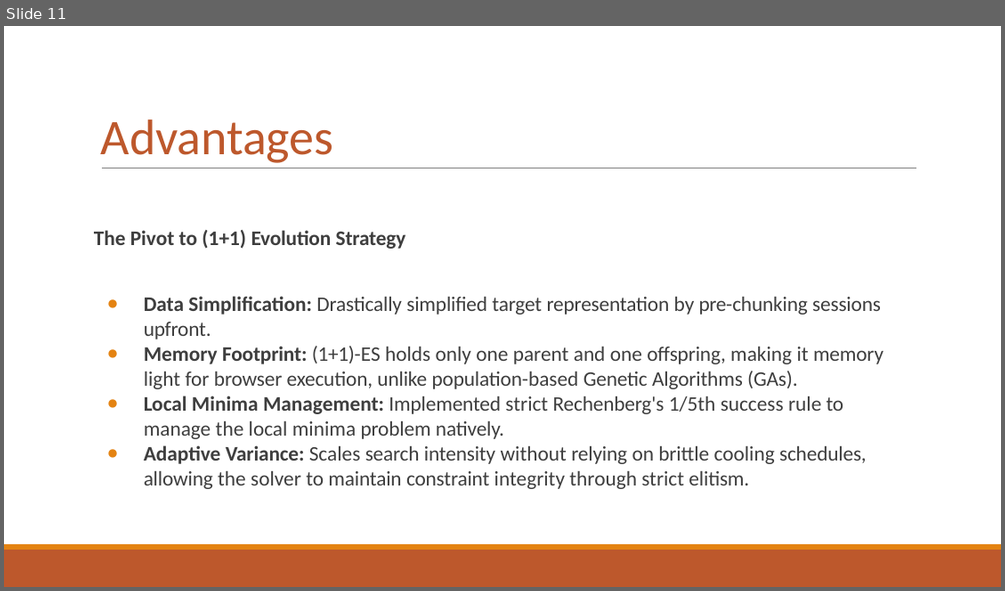
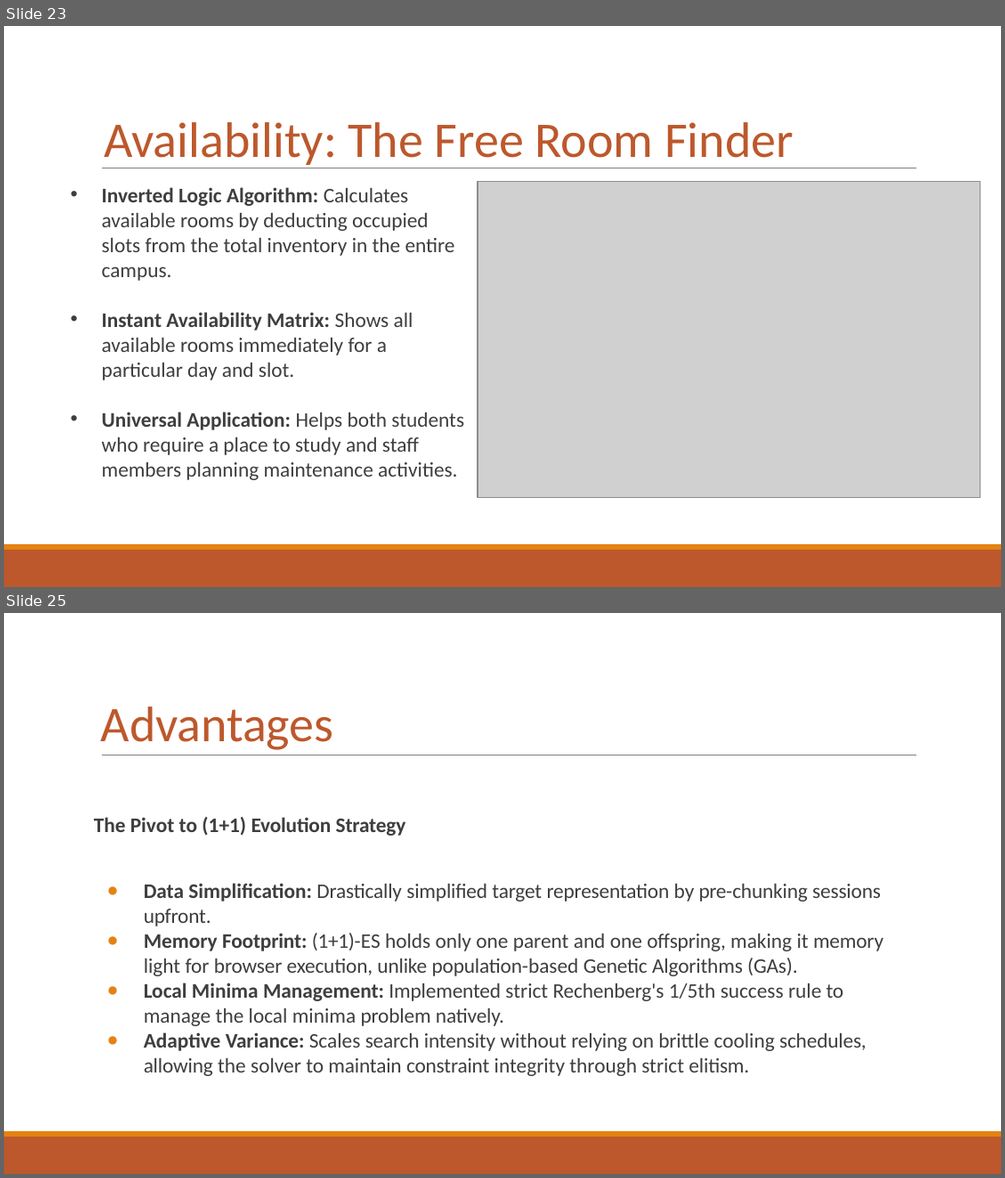
Before and after one commit to toad-of-code/timetable-editor-and-generator, a slide deck: TTGen (1).pptx. Shown one above the other, each under a label of ours: slide 11 before the commit, slides 23 and 25 after it; the slides between them are not shown. The pictures are 1005x591 and 1005x1178 pixels, drawn with LibreOffice and Linux fonts; fonts in the diff are those of the drawing; grey boxes stand for pictures. Boxes give left, top, right and bottom in pixels: in the first picture for what was removed or moved away, otherwise in the second. Text is boxed around its words. In the diff, an @@ line names an element or a change of style, - is before the commit and + after.

```diff
--- a/TTGen (1).pptx
+++ b/TTGen (1).pptx
@@ slide 23 added at (4, 26, 1001, 587), background #FFFFFF; not listed: 3 template elements that a slide beside it also shows @@
@@ title added at (104, 122, 793, 168), 36 pt, text #BD582C @@
+Availability: The Free Room Finder
@@ picture added at (477, 182, 979, 498) @@
@@ text added at (102, 187, 464, 480), 15 pt, text #3E3E3E @@
+• Inverted Logic Algorithm: Calculates available rooms by deducting occupied slots from the total inventory in the entire campus.
+• Instant Availability Matrix: Shows all available rooms immediately for a particular day and slot.
+• Universal Application: Helps both students who require a place to study and staff members planning maintenance activities.
@@ what was slide 11 is now slide 25 @@
```
Also in this commit, not shown: 7 slides changed, 15 other slides added, 3 slides removed, 16 other files.
